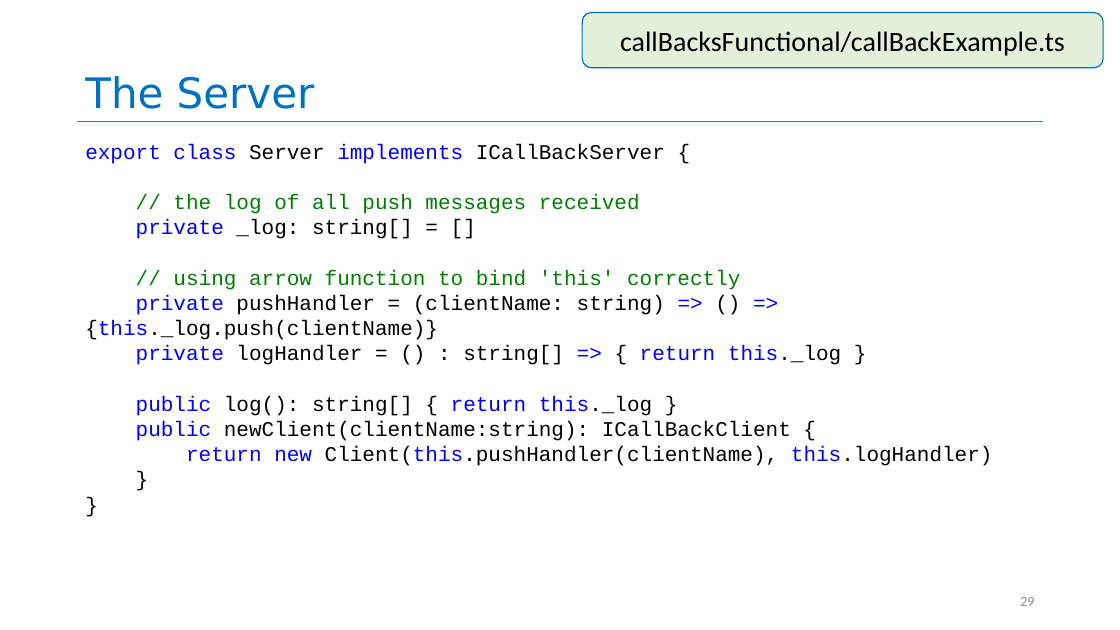
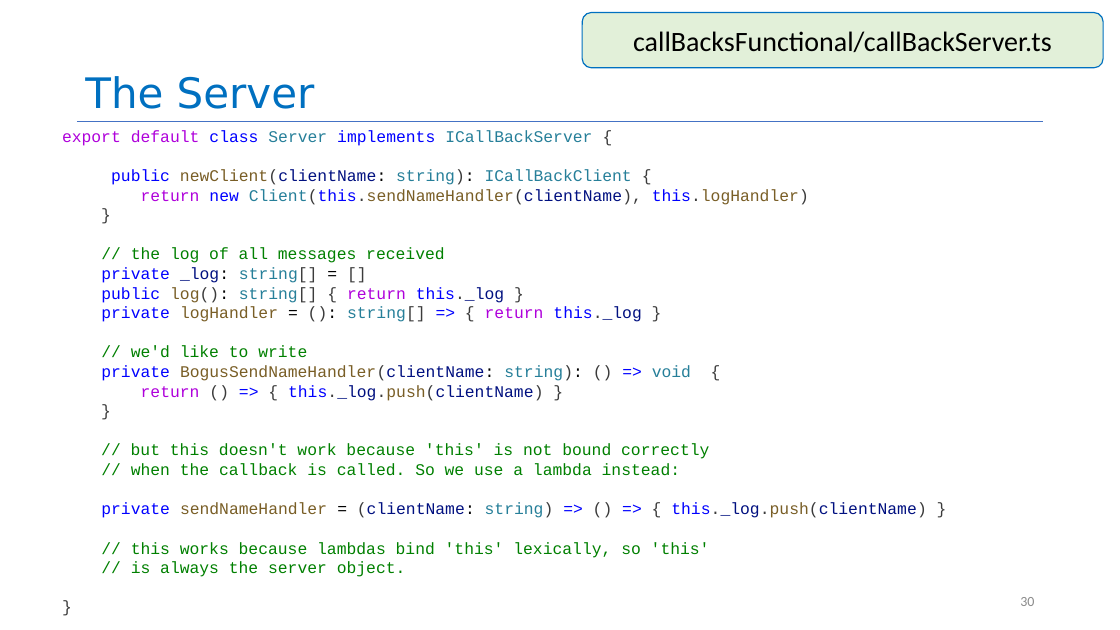
Before and after one commit to yashburshe/CS4530-Fall-2025, a slide deck: slide 30 of Slides/Module 05 Interaction-Level Design Patterns.pptx (slide 29 before the commit). Drawn at 1120x630 pixels with LibreOffice and Linux fonts; fonts in the diff are those of the drawing. Boxes give left, top, right and bottom in pixels: in the first picture for what was removed or moved away, otherwise in the second. Text is boxed around its words. In the diff, an @@ line names an element or a change of style, - is before the commit and + after.

Commit message:
made slides consistent with examples

```diff
--- a/Slides/Module 05 Interaction-Level Design Patterns.pptx
+++ b/Slides/Module 05 Interaction-Level Design Patterns.pptx
@@ text in rounded rectangle at bbox=[633, 31, 1052, 52]: text changed @@
-callBacksFunctional/callBackExample.ts
+callBacksFunctional/callBackServer.ts
@@ text "export default class Server implements ...": place and size @@
-text "export default class Server implements ..." at bbox=[85, 144, 993, 466]
+text "export default class Server implements ..." at bbox=[62, 130, 927, 577]
@@ text at bbox=[62, 130, 809, 263]: text changed; size 18 to 14 pt; text colour #008000 to #267F99 @@
-export class Server implements ICallBackServer {
-// the log of all push messages received
+export default class Server implements ICallBackServer {
+public newClient(clientName: string): ICallBackClient {
+return new Client(this.sendNameHandler(clientName), this.logHandler)
+}
+// the log of all messages received
@@ text at bbox=[101, 267, 504, 303]: size 18 to 14 pt in "private _log: string[] = []", "public log(): string[] { return this._log }", "}", "}"; text colour #000000 to #001080 in "_log:", "this._log"; text colour #000000 to #267F99 in "string[]", "string[]"; text colour #000000 to #3B3B3B in "string[] []", "log(): string[] { this._log }", "}", "}"; text colour #000000 to #795E26 in "log():"; text colour #0000FF to #AF00DB in "return" @@
@@ text at bbox=[85, 270, 841, 365]: paragraphs removed @@
-// using arrow function to bind 'this' correctly
-private pushHandler = (clientName: string) => () => {this._log.push(clientName)}
-private logHandler = () : string[] => { return this._log }
@@ text at bbox=[101, 306, 691, 401]: text changed; size 18 to 14 pt; text colour #000000 to #795E26 @@
-public newClient(clientName:string): ICallBackClient {
-return new Client(this.pushHandler(clientName), this.logHandler)
+private logHandler = (): string[] => { return this._log }
+// we'd like to write
+private BogusSendNameHandler(clientName: string): () => void {
+return () => { this._log.push(clientName) }
@@ text at bbox=[101, 443, 927, 577]: paragraphs added @@
+// but this doesn't work because 'this' is not bound correctly
+// when the callback is called. So we use a lambda instead:
+private sendNameHandler = (clientName: string) => () => { this._log.push(clientName) }
+// this works because lambdas bind 'this' lexically, so 'this'
+// is always the server object.
@@ page number at bbox=[1020, 597, 1034, 606]: text changed @@
-29
+30
```
Also in this commit, not shown: 14 other slides changed, 2 slides added, 1 other file.
